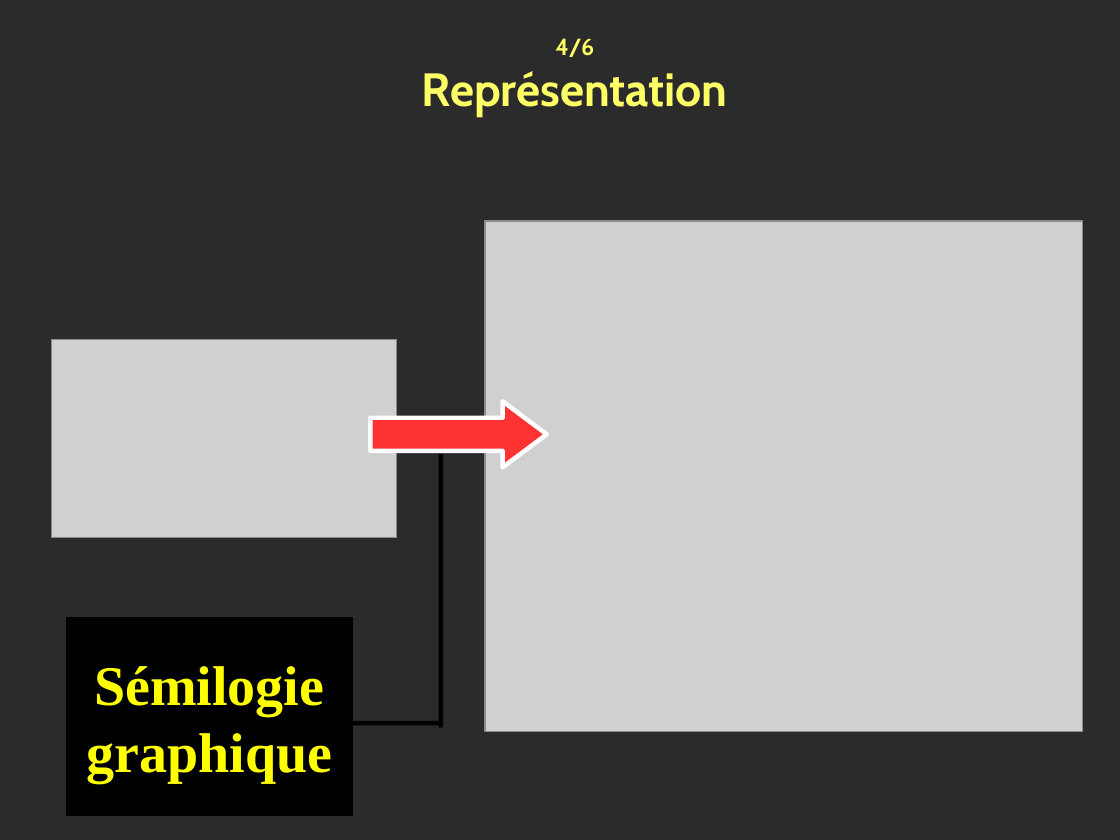
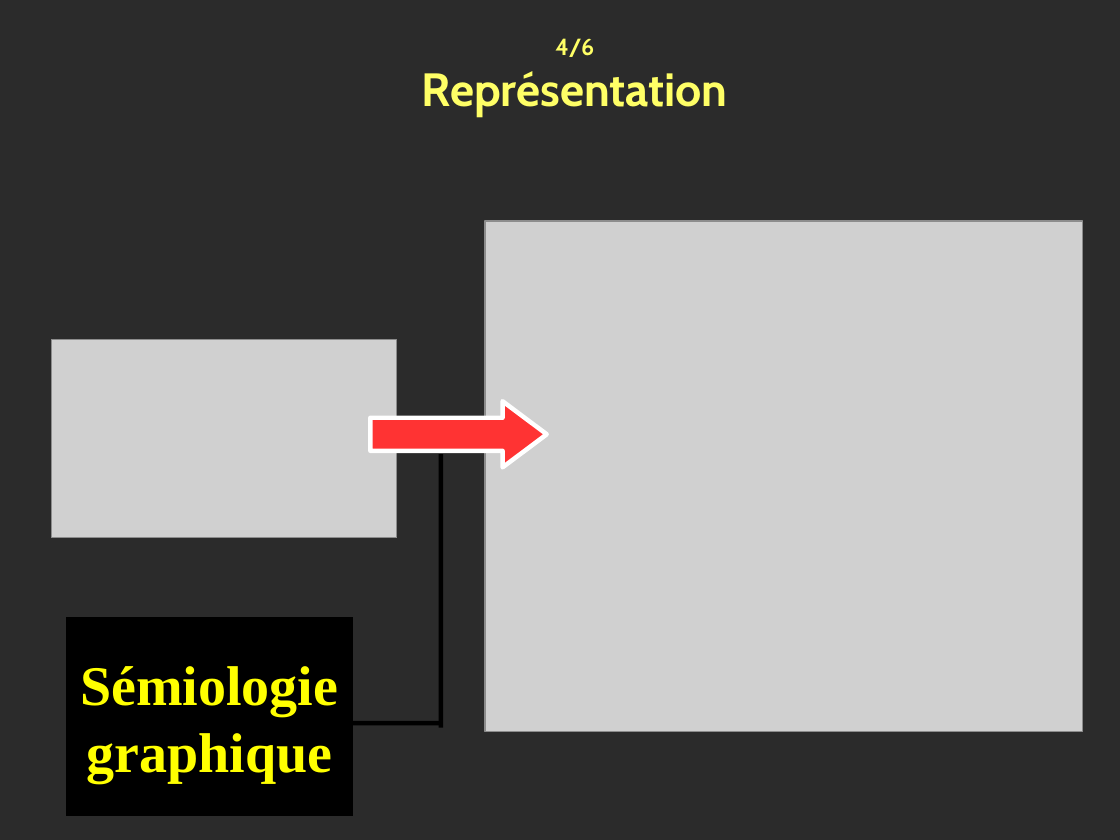
Before and after one commit to rCarto/MAGRIT-formations, a slide deck: slide 8 of ppt6 - synthèse.odp. Drawn at 1120x840 pixels with LibreOffice and Linux fonts; fonts in the diff are those of the drawing; grey boxes stand for pictures; background and template pictures are left out; a plain dark background stands for a picture behind light text. Boxes give left, top, right and bottom in pixels: in the first picture for what was removed or moved away, otherwise in the second. Text is boxed around its words. In the diff, an @@ line names an element or a change of style, - is before the commit and + after.

```diff
--- a/ppt6 - synthèse.odp
+++ b/ppt6 - synthèse.odp
@@ text in rectangle at bbox=[80, 666, 338, 715]: text changed @@
-Sémilogie
+Sémiologie
```
Also in this commit, not shown: 1 other file.
